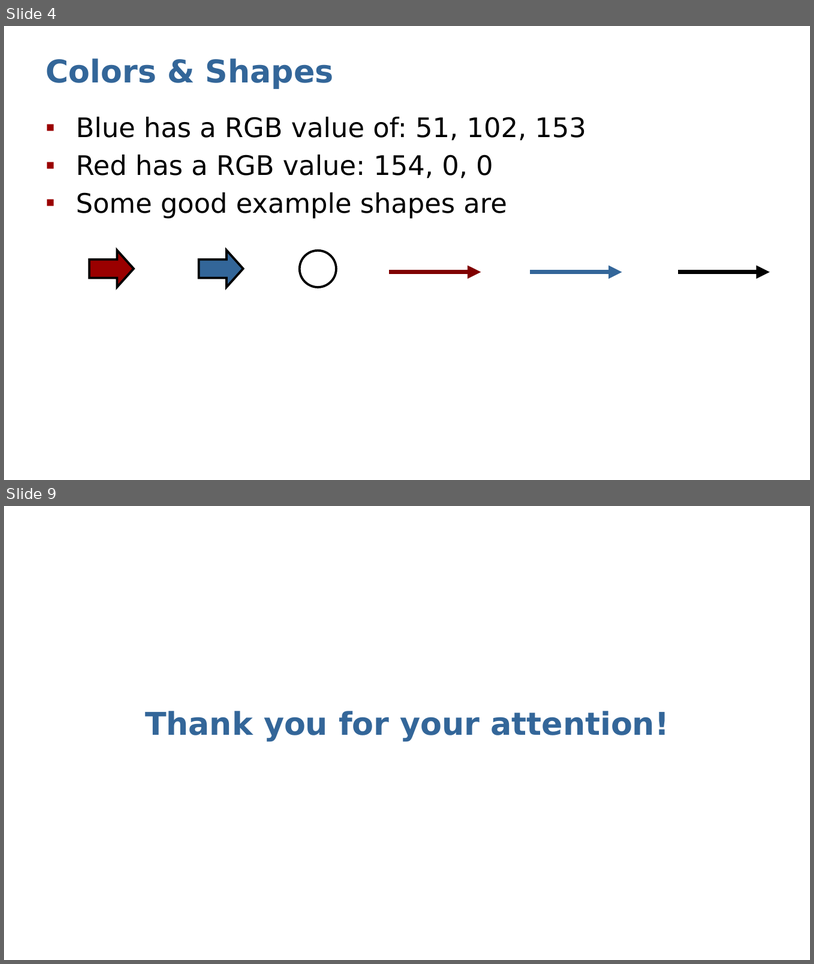
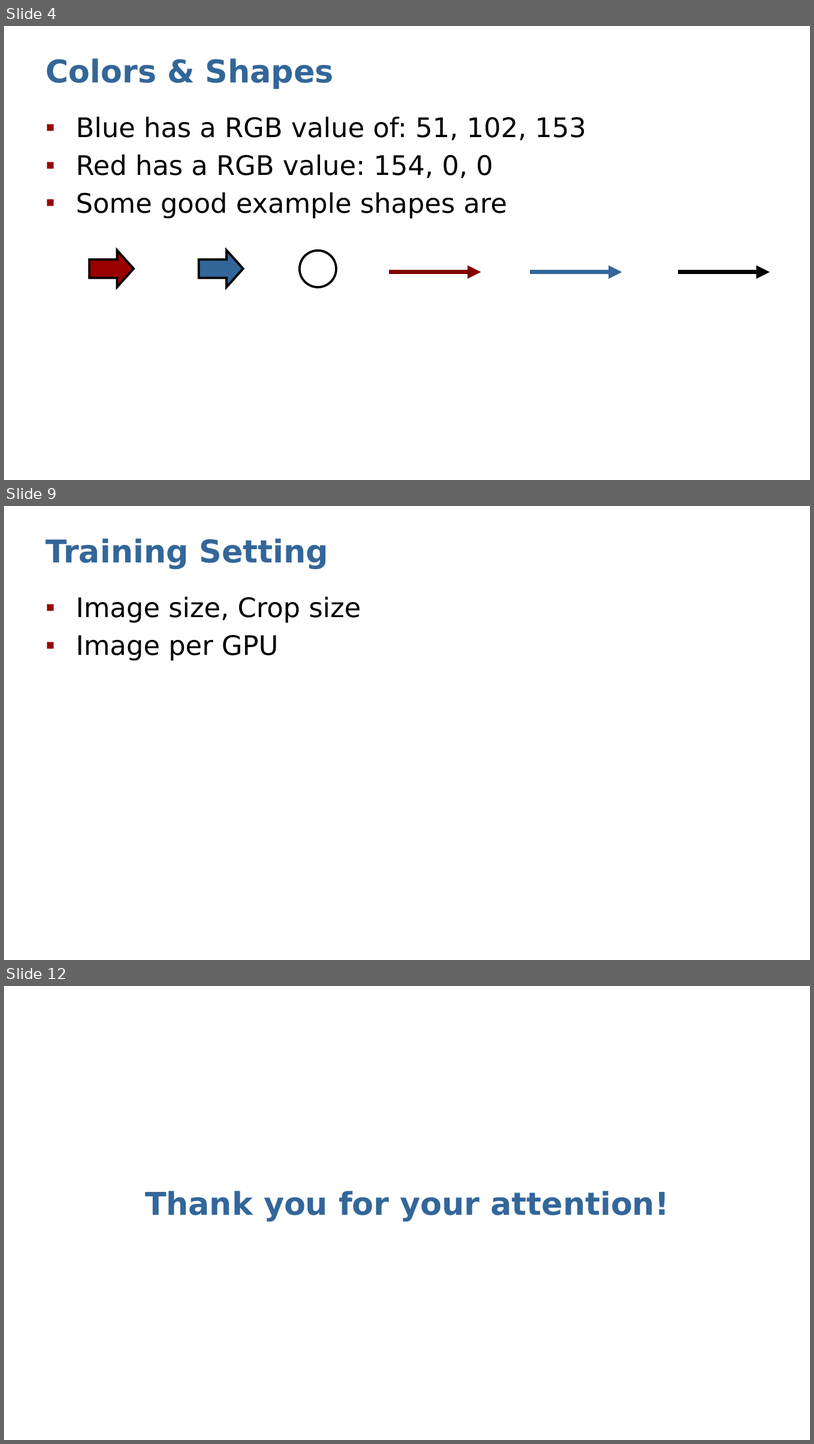
Before and after one commit to Dystron/Forked_EfficientPS, a slide deck: Crop-Aware Panoptic Segmentation.pptx. Shown one above the other, each under a label of ours: slides 4 and 9 before the commit, slides 4, 9 and 12 after it; the slides between them are not shown. The pictures are 814x964 and 814x1444 pixels, drawn with LibreOffice and Linux fonts; fonts in the diff are those of the drawing. Boxes give left, top, right and bottom in pixels: in the first picture for what was removed or moved away, otherwise in the second. Text is boxed around its words. In the diff, an @@ line names an element or a change of style, - is before the commit and + after.

```diff
--- a/Crop-Aware Panoptic Segmentation.pptx
+++ b/Crop-Aware Panoptic Segmentation.pptx
@@ slide 9 added at [4,506,810,960], background #FFFFFF @@
@@ title added at [45,538,329,569], 28 pt, text #336699, bold @@
+Training Setting
@@ text added at [76,597,361,661], 24 pt, text #000000 @@
+▪ Image size, Crop size
+▪ Image per GPU
@@ what was slide 9 is now slide 12 @@
```
Also in this commit, not shown: 3 slides changed, 3 other slides added, 1 slide removed.
